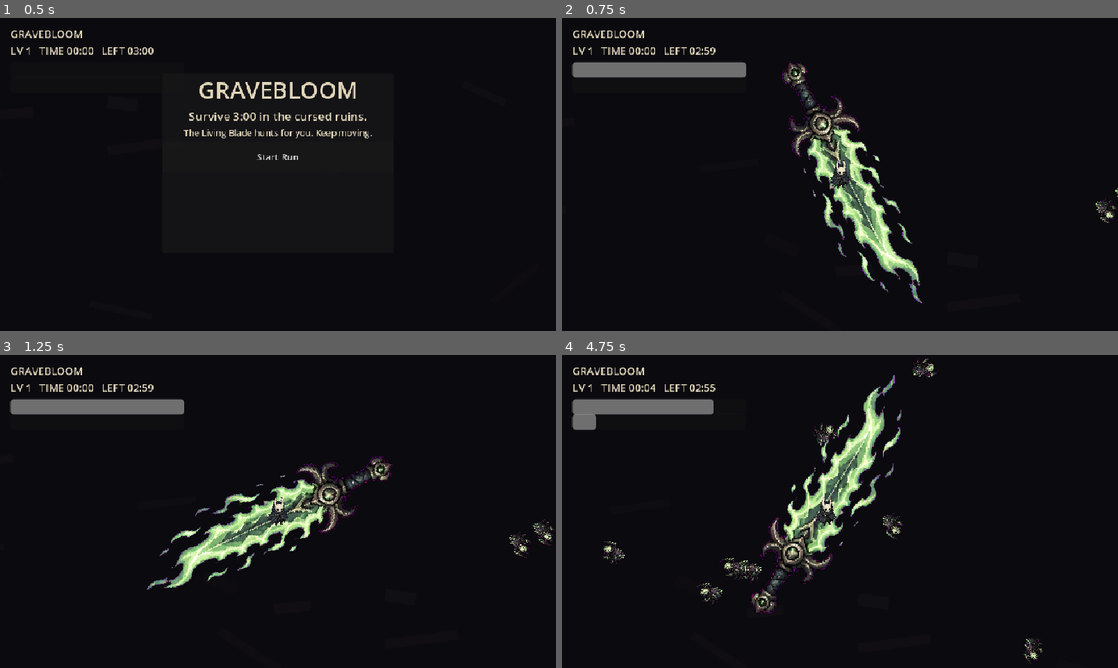
Above: before the commit, frames 1-4 (two rows, left to right).
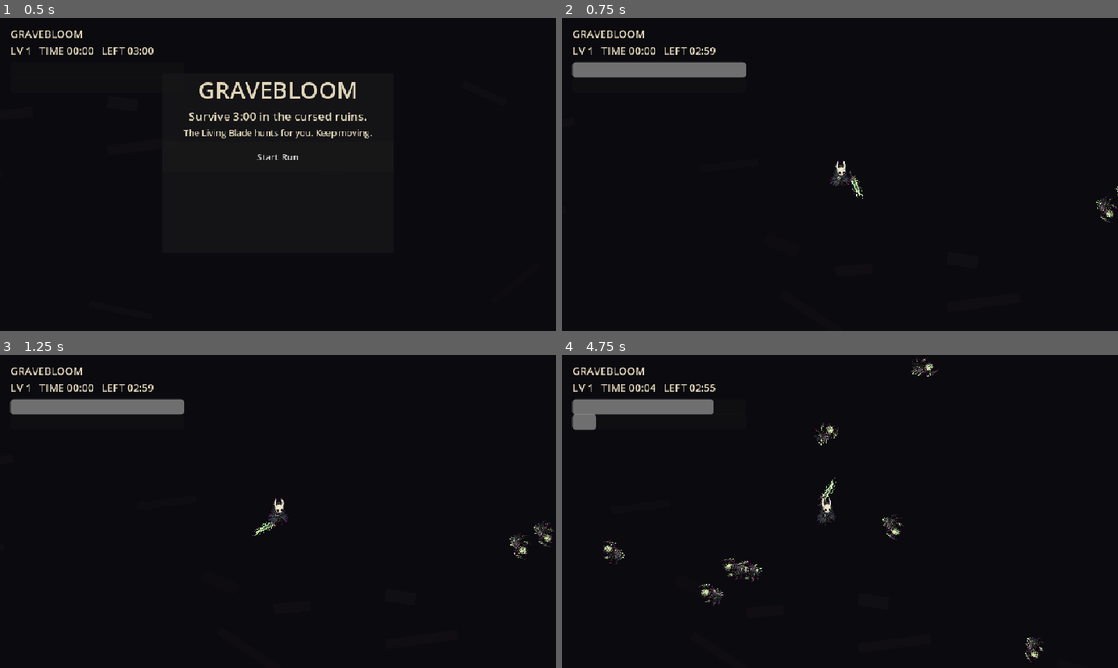
Above: after the commit, the same moments.

Repository: kotlinhustle/gravebloom
Game: Godot game, scene res://scenes/main.tscn
Same seed, same stepped clock (60 frames per second), same inputs: the game is played once before the commit and once after it.
Inputs (mouse positions are in pixels of both pictures, inside the frame that each line leads up to):
- Up to frame 1 (0.5 s): no input
- Up to frame 2 (0.75 s): click "Start Run" at 0.5 s
- Up to frame 3 (1.25 s): no input
- Up to frame 4 (4.75 s): tap Enter at 1.25 s; move the mouse to (962, 495) at 1.27 s; hold D 1.28-2 s; click (962, 495) at 1.42 s; drag from (728, 527) to (812, 574) at 2.02 s; move the mouse to (895, 442) at 2.77 s; hold D 2.78-3.5 s; drag from (812, 574) to (673, 464) at 3.52 s; move the mouse to (1006, 558) at 4.27 s; hold A from 4.28 s (still down)

Frame 1 is identical in both runs. In frame 2, 4.7% of the frame differs, in the area x 39-100%, y 13-92%; in frame 3, 4.9%; in frame 4, 5.5%, in the area x 7-87%, y 0-99%.

Commit message:
Restore sprite animation juice

Diff:
--- a/scripts/enemy.gd
+++ b/scripts/enemy.gd
@@ -12,16 +12,30 @@
 var xp_value := 1
 var is_miniboss := false
 var knockback_velocity := Vector2.ZERO
+var base_scale := Vector2.ONE
+var anim_time := 0.0
+
+@onready var art := $Art
+@onready var base_art_position: Vector2 = art.position
+@onready var base_art_scale: Vector2 = art.scale
 
 func _physics_process(delta: float) -> void:
 	if is_dead or target == null:
 		velocity = Vector2.ZERO
 		return
+	anim_time += delta * (7.0 if not is_miniboss else 3.5)
 	var direction := global_position.direction_to(target.global_position)
 	rotation = direction.angle() + PI / 2.0
 	velocity = direction * speed + knockback_velocity
 	knockback_velocity = knockback_velocity.move_toward(Vector2.ZERO, 900.0 * delta)
 	move_and_slide()
+	_animate_art(delta)
+
+func _animate_art(delta: float) -> void:
+	var crawl := sin(anim_time) * (2.6 if not is_miniboss else 1.6)
+	art.position = base_art_position + Vector2(crawl, 0)
+	var squash := 1.0 + sin(anim_time * 1.7) * (0.035 if not is_miniboss else 0.018)
+	art.scale = art.scale.move_toward(base_art_scale * Vector2(squash, 1.0 / squash), delta * 12.0)
 
 func take_damage(amount: int, hit_origin: Vector2 = Vector2.ZERO, knockback_force: float = 170.0) -> void:
 	if is_dead:
@@ -30,12 +44,14 @@
 	damaged.emit(global_position, amount)
 	if hit_origin != Vector2.ZERO:
 		knockback_velocity = hit_origin.direction_to(global_position) * knockback_force
-	scale = Vector2(1.18, 0.82)
+	scale = base_scale * Vector2(1.18, 0.82)
 	modulate = Color(1.0, 0.95, 0.62)
 	var tween := create_tween()
 	tween.set_parallel(true)
 	tween.tween_property(self, "modulate", Color.WHITE, 0.1)
-	tween.tween_property(self, "scale", Vector2.ONE, 0.1)
+	tween.tween_property(self, "scale", base_scale, 0.1)
+	tween.tween_property(art, "scale", base_art_scale * Vector2(1.26, 0.76), 0.06)
+	tween.chain().tween_property(art, "scale", base_art_scale, 0.1)
 	if health <= 0:
 		die()
 
--- a/scripts/living_blade.gd
+++ b/scripts/living_blade.gd
@@ -15,6 +15,7 @@
 var has_hit_target := false
 
 @onready var blade_sprite := $Blade
+@onready var base_blade_scale: Vector2 = blade_sprite.scale
 
 func setup(player: Node2D, effects_parent: Node2D) -> void:
 	owner_player = player
@@ -60,7 +61,8 @@
 	var orbit_offset := Vector2.RIGHT.rotated(visual_angle) * 34.0
 	global_position = owner_player.global_position + orbit_offset
 	rotation = visual_angle + PI / 2.0
-	blade_sprite.scale = blade_sprite.scale.move_toward(Vector2.ONE, delta * 8.0)
+	var pulse := 1.0 + sin(visual_angle * 2.0) * 0.08
+	blade_sprite.scale = blade_sprite.scale.move_toward(base_blade_scale * Vector2(pulse, 1.0 / pulse), delta * 8.0)
 
 func _update_dash(delta: float) -> void:
 	if not is_instance_valid(target_enemy):
@@ -89,7 +91,7 @@
 	has_hit_target = true
 	target_enemy.take_damage(damage, owner_player.global_position, 260.0)
 	_show_impact(target_enemy.global_position)
-	blade_sprite.scale = Vector2(1.45, 0.72)
+	blade_sprite.scale = base_blade_scale * Vector2(1.55, 0.7)
 
 func _begin_return() -> void:
 	state = "return"
--- a/scripts/main.gd
+++ b/scripts/main.gd
@@ -184,6 +184,7 @@
 		enemy.scale = Vector2.ONE * 2.25
 		enemy.xp_value = 12
 	_set_enemy_art(enemy, is_brute, is_miniboss)
+	enemy.base_scale = enemy.scale
 	enemy.health = enemy.max_health
 	enemy.position = player.position + Vector2.RIGHT.rotated(randf() * TAU) * randf_range(360.0, 520.0)
 	enemy.target = player
--- a/scripts/player.gd
+++ b/scripts/player.gd
@@ -14,8 +14,13 @@
 var key_right := false
 var key_up := false
 var key_down := false
+var anim_time := 0.0
 
-func _physics_process(_delta: float) -> void:
+@onready var art := $Art
+@onready var base_art_position: Vector2 = art.position
+@onready var base_art_scale: Vector2 = art.scale
+
+func _physics_process(delta: float) -> void:
 	if is_dead:
 		velocity = Vector2.ZERO
 		return
@@ -26,6 +31,16 @@
 		direction = keyboard_direction
 	velocity = direction * speed
 	move_and_slide()
+	_animate_art(delta, direction)
+
+func _animate_art(delta: float, direction: Vector2) -> void:
+	anim_time += delta * (8.0 if direction.length() > 0.0 else 3.0)
+	var bob := sin(anim_time) * (3.0 if direction.length() > 0.0 else 1.4)
+	art.position = base_art_position + Vector2(0, bob)
+	var lean: float = clamp(direction.x, -1.0, 1.0) * 0.05
+	art.rotation = lerp(art.rotation, lean, delta * 8.0)
+	var pulse := 1.0 + sin(anim_time * 0.75) * 0.015
+	art.scale = base_art_scale * Vector2(pulse, 1.0 / pulse)
 
 func _get_keyboard_direction() -> Vector2:
 	var direction := Vector2.ZERO
@@ -108,6 +123,9 @@
 	health = max(0.0, health - amount)
 	modulate = Color(1.0, 0.55, 0.55)
 	var tween := create_tween()
+	tween.set_parallel(true)
 	tween.tween_property(self, "modulate", Color.WHITE, 0.12)
+	tween.tween_property(art, "scale", base_art_scale * Vector2(1.15, 0.86), 0.06)
+	tween.chain().tween_property(art, "scale", base_art_scale, 0.1)
 	if health <= 0.0:
 		is_dead = true
Not shown, changed: AGENTS.md
